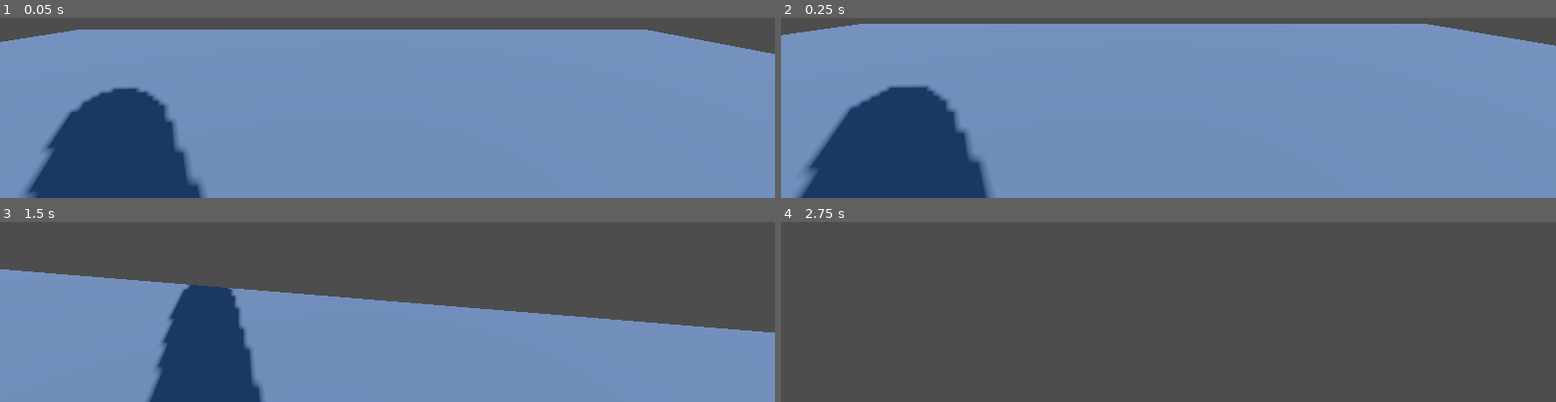
Above: before the commit, frames 1-4 (two rows, left to right).
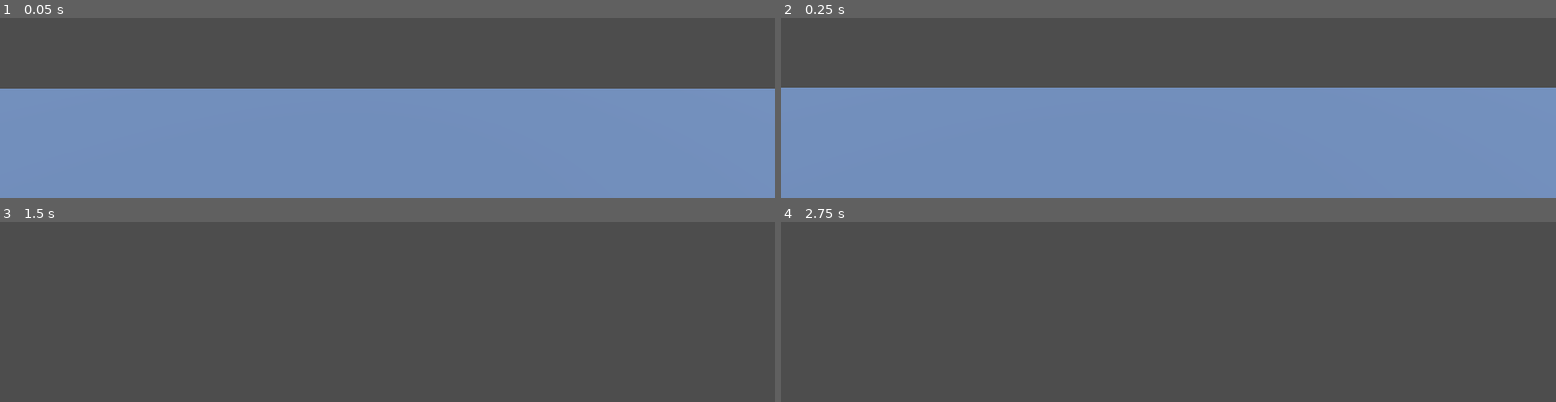
Above: after the commit, the same moments.

Repository: chpassos/fps_test
Game: Godot game, scene res://scenes/levels/world_test.tscn
Two runs of this game, one before a commit and one after it. Both use one fixed random seed, a clock stepped at 60 frames per second and the inputs below. The project has no main scene, so this scene is started directly.
Inputs (mouse positions are in pixels of both pictures, inside the frame that each line leads up to):
- Up to frame 1 (0.05 s): no input
- Up to frame 2 (0.25 s): no input
- Up to frame 3 (1.5 s): tap Enter at 0.5 s; move the mouse to (outside the picture) at 0.52 s; hold Ctrl (crouch, bound only after the commit) 0.53-1.28 s; hold W (move_forward) from 0.53 s (still down); tap Space (jump) at 0.77 s; move the mouse to (outside the picture) at 1.27 s; tap Ctrl (crouch, bound only after the commit) at 1.35 s
- Up to frame 4 (2.75 s): keep holding W (move_forward); tap Space (jump) at 1.52 s; move the mouse to (outside the picture) at 2.02 s; hold Ctrl (crouch, bound only after the commit) from 2.03 s (still down)

The runs differ from the first frame. In frame 1, 41% of the frame differs, in the area x 0-100%, y 6-100%; in frame 2, 45%; in frame 3, 56%, in the area x 0-100%, y 26-100%; in frame 4, nothing differs.

Commit message:
Crouching added

Diff:
--- a/project.godot
+++ b/project.godot
@@ -51,6 +51,11 @@
 "events": [Object(InputEventKey,"resource_local_to_scene":false,"resource_name":"","device":-1,"window_id":0,"alt_press …(191 unchanged characters)…
 ]
 }
+crouch={
+"deadzone": 0.5,
+"events": [Object(InputEventKey,"resource_local_to_scene":false,"resource_name":"","device":-1,"window_id":0,"alt_pressed":false,"shift_pressed":false,"ctrl_pressed":false,"meta_pressed":false,"pressed":false,"keycode":0,"physical_keycode":4194326,"key_label":0,"unicode":0,"location":0,"echo":false,"script":null)
+]
+}
 
 [rendering]
 
--- a/scenes/levels/world_test.tscn
+++ b/scenes/levels/world_test.tscn
@@ -18,6 +18,12 @@
 [sub_resource type="BoxShape3D" id="BoxShape3D_aby0v"]
 size = Vector3(2, 2, 2)
 
+[sub_resource type="BoxMesh" id="BoxMesh_8lsd6"]
+size = Vector3(6, 0.5, 4)
+
+[sub_resource type="BoxShape3D" id="BoxShape3D_3lt5p"]
+size = Vector3(6, 0.5, 4)
+
 [node name="WorldTest" type="Node3D"]
 
 [node name="WorldEnvironment" type="WorldEnvironment" parent="."]
@@ -36,7 +42,7 @@
 shape = SubResource("BoxShape3D_xuwro")
 
 [node name="Box" type="MeshInstance3D" parent="."]
-transform = Transform3D(1, 0, 0, 0, 1, 0, 0, 0, 1, -4.21087, 1.31286, 0)
+transform = Transform3D(1, 0, 0, 0, 1, 0, 0, 0, 1, -4.21087, 1.31286, 4.60097)
 mesh = SubResource("BoxMesh_65uqy")
 
 [node name="StaticBody3D" type="StaticBody3D" parent="Box"]
@@ -44,6 +50,15 @@
 [node name="CollisionShape3D" type="CollisionShape3D" parent="Box/StaticBody3D"]
 shape = SubResource("BoxShape3D_aby0v")
 
+[node name="Platform" type="MeshInstance3D" parent="."]
+transform = Transform3D(1, 0, 0, 0, 1, 0, 0, 0, 1, 5.928, 2.2, 0)
+mesh = SubResource("BoxMesh_8lsd6")
+
+[node name="StaticBody3D" type="StaticBody3D" parent="Platform"]
+
+[node name="CollisionShape3D" type="CollisionShape3D" parent="Platform/StaticBody3D"]
+shape = SubResource("BoxShape3D_3lt5p")
+
 [node name="Player" parent="." instance=ExtResource("1_safxy")]
-transform = Transform3D(0.454255, 0, -0.890872, 0, 1, 0, 0.890872, 0, 0.454255, 0.891792, 1.45398, 0)
+transform = Transform3D(0.454255, 0, -0.890872, 0, 1, 0, 0.890872, 0, 0.454255, 0.892, 1.26983, -6.02824)
 MOUSE_SENSITIVITY = 0.2
--- a/scenes/player/player.gd
+++ b/scenes/player/player.gd
@@ -11,17 +11,31 @@
 var _player_rotation: Vector3
 var _camera_rotation: Vector3
 
+var _is_crouching: bool = false
+
+
 @export var SPEED: float = 5.0
 @export var JUMP_VELOCITY: float = 4.5
+@export_range(5, 10, 0.1) var CROUCH_SPEED: float = 7.0
+
 
 @export var TILT_LOWER_LIMIT := deg_to_rad(-90.0)
 @export var TILT_UPPER_LIMIT := deg_to_rad(90.0)
 @export var CAMERA_CONTROLLER: Node3D
 @export var MOUSE_SENSITIVITY: float = 0.5
 
+@export var ANIMATION_PLAYER: AnimationPlayer
+
 
 func _ready():
 	Input.mouse_mode = Input.MOUSE_MODE_CAPTURED # Hide mouse cursor
+
+
+func _input(event):
+	if event.is_action_pressed("crouch"):
+		_toggle_crouch()
+
+
 
 func _unhandled_input(event): # Built-in function. Fires evtime mouse moves
 	# Check if the event IS ACTUALLY the mouse moving
@@ -68,11 +82,17 @@
 	_tilt_input = 0.0
 
 
+func _toggle_crouch():
+	if _is_crouching == true:
+		ANIMATION_PLAYER.play("crouch", -1, -CROUCH_SPEED, true)
+	elif _is_crouching == false:
+		ANIMATION_PLAYER.play("crouch", -1, CROUCH_SPEED)
+
+	_is_crouching = !_is_crouching
+
+
 func _physics_process(delta):
 	_update_camera(delta)
-
-
-
 
 	# Add the gravity.
 	if not is_on_floor():
--- a/scenes/player/player.tscn
+++ b/scenes/player/player.tscn
@@ -6,21 +6,113 @@
 
 [sub_resource type="CapsuleMesh" id="CapsuleMesh_0yxtb"]
 
-[node name="Player" type="CharacterBody3D" node_paths=PackedStringArray("CAMERA_CONTROLLER")]
+[sub_resource type="Animation" id="Animation_vgy14"]
+resource_name = "crouch"
+step = 0.5
+tracks/0/type = "value"
+tracks/0/imported = false
+tracks/0/enabled = true
+tracks/0/path = NodePath("CollisionShape3D:shape:height")
+tracks/0/interp = 2
+tracks/0/loop_wrap = true
+tracks/0/keys = {
+"times": PackedFloat32Array(0, 1),
+"transitions": PackedFloat32Array(1, 1),
+"update": 0,
+"values": [2.0, 1.5]
+}
+tracks/1/type = "value"
+tracks/1/imported = false
+tracks/1/enabled = true
+tracks/1/path = NodePath("CameraController/Camera3D:position")
+tracks/1/interp = 2
+tracks/1/loop_wrap = true
+tracks/1/keys = {
+"times": PackedFloat32Array(0, 1),
+"transitions": PackedFloat32Array(1, 1),
+"update": 0,
+"values": [Vector3(0, 0.5, 0), Vector3(0, 0, 0)]
+}
+tracks/2/type = "value"
+tracks/2/imported = false
+tracks/2/enabled = true
+tracks/2/path = NodePath("CollisionShape3D:position")
+tracks/2/interp = 2
+tracks/2/loop_wrap = true
+tracks/2/keys = {
+"times": PackedFloat32Array(0, 1),
+"transitions": PackedFloat32Array(1, 1),
+"update": 0,
+"values": [Vector3(0, 0, 0), Vector3(0, -0.25, 0)]
+}
+
+[sub_resource type="Animation" id="Animation_y17wb"]
+length = 0.001
+tracks/0/type = "value"
+tracks/0/imported = false
+tracks/0/enabled = true
+tracks/0/path = NodePath("CollisionShape3D:shape:height")
+tracks/0/interp = 1
+tracks/0/loop_wrap = true
+tracks/0/keys = {
+"times": PackedFloat32Array(0),
+"transitions": PackedFloat32Array(1),
+"update": 0,
+"values": [2.0]
+}
+tracks/1/type = "value"
+tracks/1/imported = false
+tracks/1/enabled = true
+tracks/1/path = NodePath("CameraController/Camera3D:position")
+tracks/1/interp = 1
+tracks/1/loop_wrap = true
+tracks/1/keys = {
+"times": PackedFloat32Array(0),
+"transitions": PackedFloat32Array(1),
+"update": 0,
+"values": [Vector3(0, 0.5, 0)]
+}
+tracks/2/type = "value"
+tracks/2/imported = false
+tracks/2/enabled = true
+tracks/2/path = NodePath("CollisionShape3D:position")
+tracks/2/interp = 1
+tracks/2/loop_wrap = true
+tracks/2/keys = {
+"times": PackedFloat32Array(0),
+"transitions": PackedFloat32Array(1),
+"update": 0,
+"values": [Vector3(0, 0, 0)]
+}
+
+[sub_resource type="AnimationLibrary" id="AnimationLibrary_tbjuy"]
+_data = {
+"RESET": SubResource("Animation_y17wb"),
+"crouch": SubResource("Animation_vgy14")
+}
+
+[node name="Player" type="CharacterBody3D" node_paths=PackedStringArray("CAMERA_CONTROLLER", "ANIMATION_PLAYER")]
 script = ExtResource("1_b82jt")
 CAMERA_CONTROLLER = NodePath("CameraController")
+ANIMATION_PLAYER = NodePath("AnimationPlayer")
 
 [node name="CollisionShape3D" type="CollisionShape3D" parent="."]
 shape = SubResource("CapsuleShape3D_1rbmp")
 
 [node name="PlaceHolderMesh" type="MeshInstance3D" parent="CollisionShape3D"]
+visible = false
 mesh = SubResource("CapsuleMesh_0yxtb")
 
 [node name="CameraController" type="Node3D" parent="."]
 
 [node name="Camera3D" type="Camera3D" parent="CameraController"]
-transform = Transform3D(1, 0, 0, 0, 1, 0, 0, 0, 1, 0, 0.532511, 0)
+transform = Transform3D(1, 0, 0, 0, 1, 0, 0, 0, 1, 0, 0.5, 0)
 
 [node name="ReflectionProbe" type="ReflectionProbe" parent="CameraController/Camera3D"]
 visible = false
 update_mode = 1
+
+[node name="AnimationPlayer" type="AnimationPlayer" parent="."]
+libraries = {
+"": SubResource("AnimationLibrary_tbjuy")
+}
Not shown: 1 places in scenes/levels/world_test.tscn that only renumber resources
Not shown: 1 places in scenes/player/player.tscn that only renumber resources
